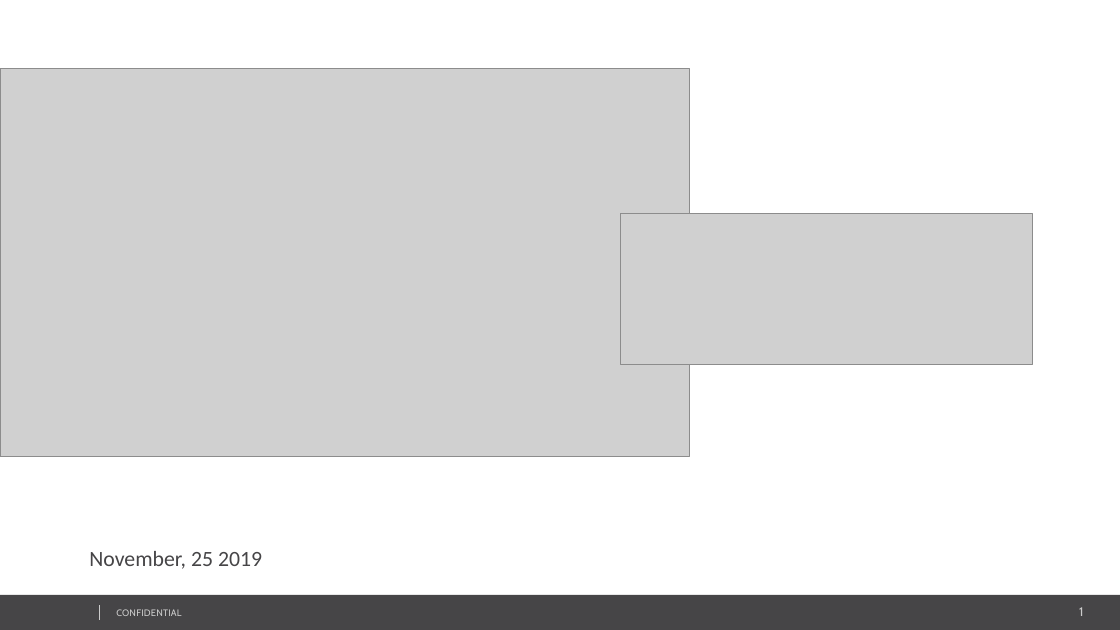
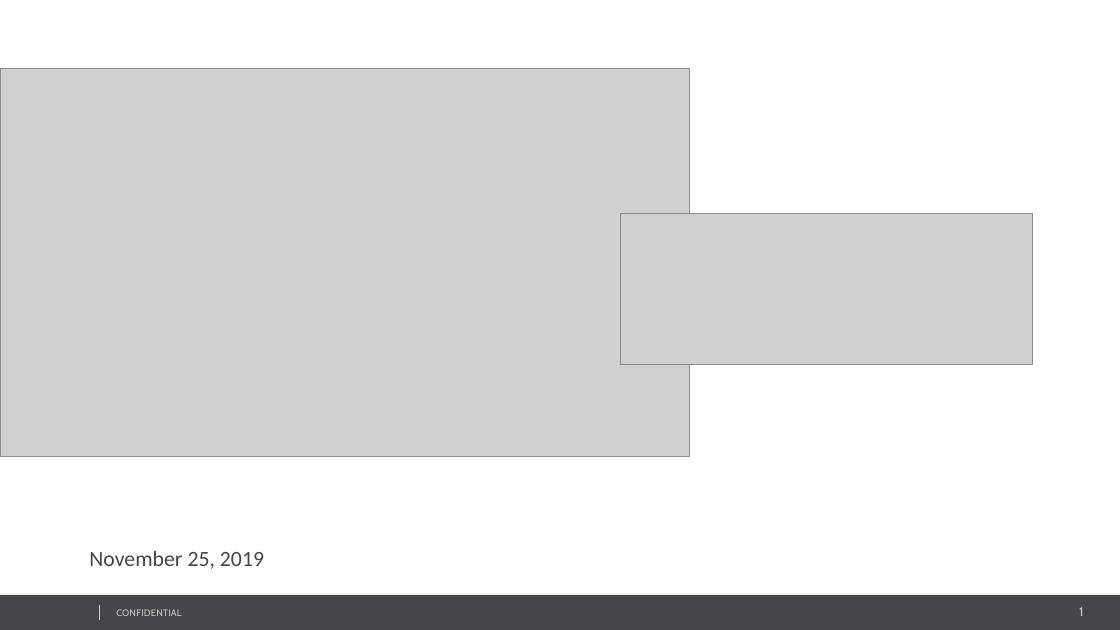
Before and after one commit to AndreyQC/MSBI.Lab, a slide deck: slide 1 of MSBI.Lecture.04/MSBI.Dev.S20E04.pptx. Drawn at 1120x630 pixels with LibreOffice and Linux fonts; fonts in the diff are those of the drawing; grey boxes stand for pictures; background and template pictures are left out. Boxes give left, top, right and bottom in pixels: in the first picture for what was removed or moved away, otherwise in the second. Text is boxed around its words. In the diff, an @@ line names an element or a change of style, - is before the commit and + after.

```diff
--- a/MSBI.Lecture.04/MSBI.Dev.S20E04.pptx
+++ b/MSBI.Lecture.04/MSBI.Dev.S20E04.pptx
@@ text at [89, 551, 264, 569]: text changed @@
-November, 25 2019
+November 25, 2019
```
Also in this commit, not shown: 1 other slide changed, 1 other file.
